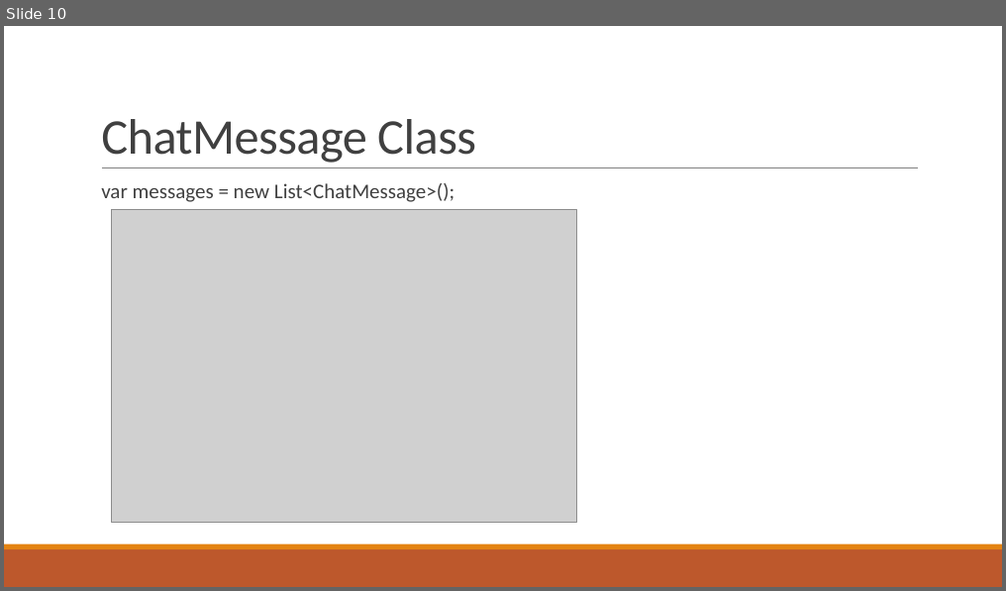
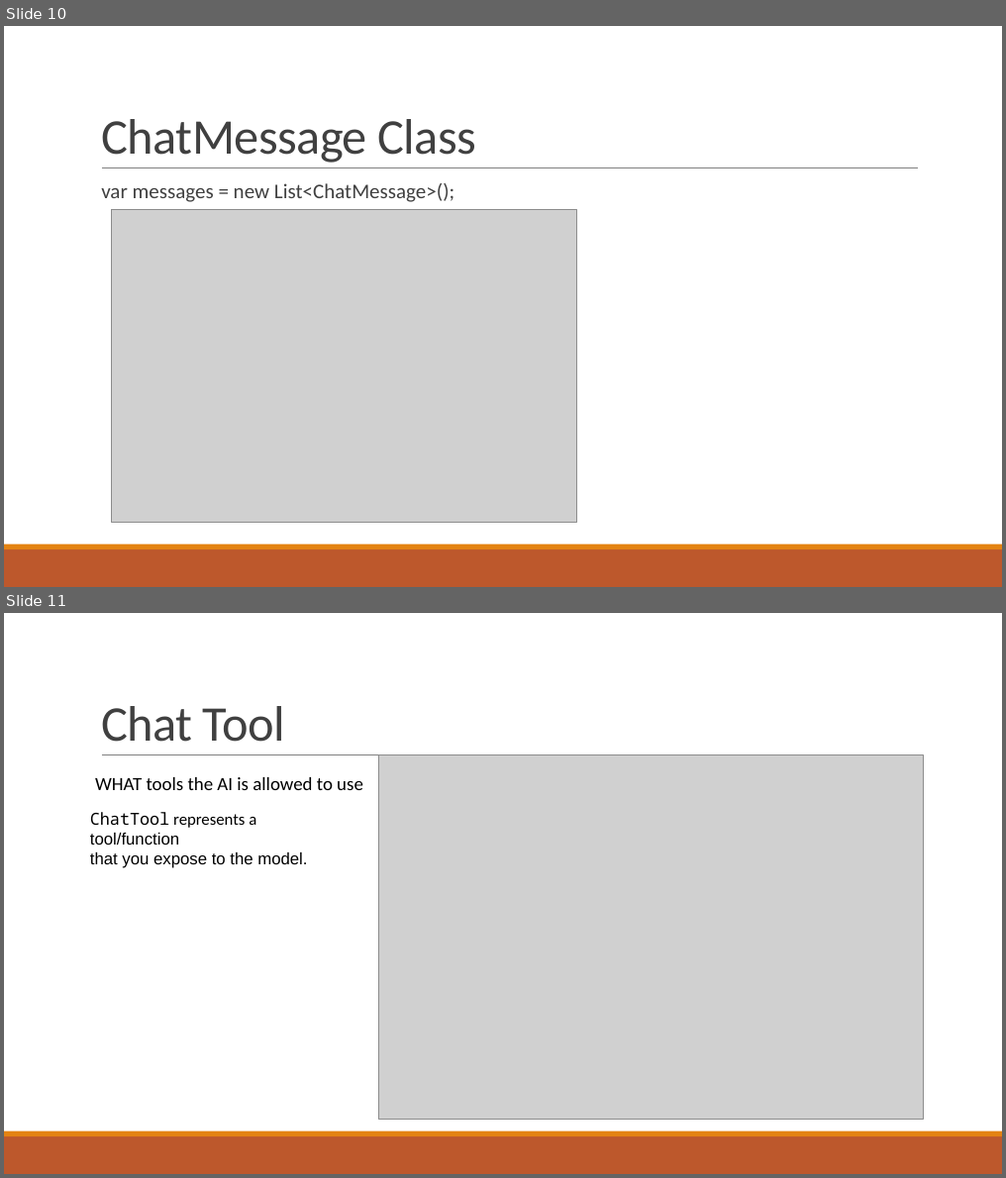
Before and after one commit to deveshomar/EducationAIAgent, a slide deck: Session5/WaytoCommunicateOPENAI/MultipleWaysTocommunicate.pptx. Shown one above the other, each under a label of ours: slide 10 before the commit, slides 10 and 11 after it. The pictures are 1006x591 and 1006x1178 pixels, drawn with LibreOffice and Linux fonts; fonts in the diff are those of the drawing; grey boxes stand for pictures. Boxes give left, top, right and bottom in pixels: in the first picture for what was removed or moved away, otherwise in the second. Text is boxed around its words. In the diff, an @@ line names an element or a change of style, - is before the commit and + after.

```diff
--- a/Session5/WaytoCommunicateOPENAI/MultipleWaysTocommunicate.pptx
+++ b/Session5/WaytoCommunicateOPENAI/MultipleWaysTocommunicate.pptx
@@ slide 11 added at [4, 613, 1002, 1174], background #FFFFFF; not listed: 3 template elements that a slide beside it also shows @@
@@ title added at [101, 706, 285, 742], 48 pt, text #404040 @@
+Chat Tool
@@ picture added at [378, 756, 923, 1119] @@
@@ text added at [95, 777, 363, 790], 18 pt, text #000000 @@
+WHAT tools the AI is allowed to use
@@ text added at [90, 812, 307, 868], 16 pt, text #000000 @@
+  ChatTool represents a tool/function
+  that you expose to the model.
```
Also in this commit, not shown: 1 slide changed, 2 other slides added, 47 other files.
